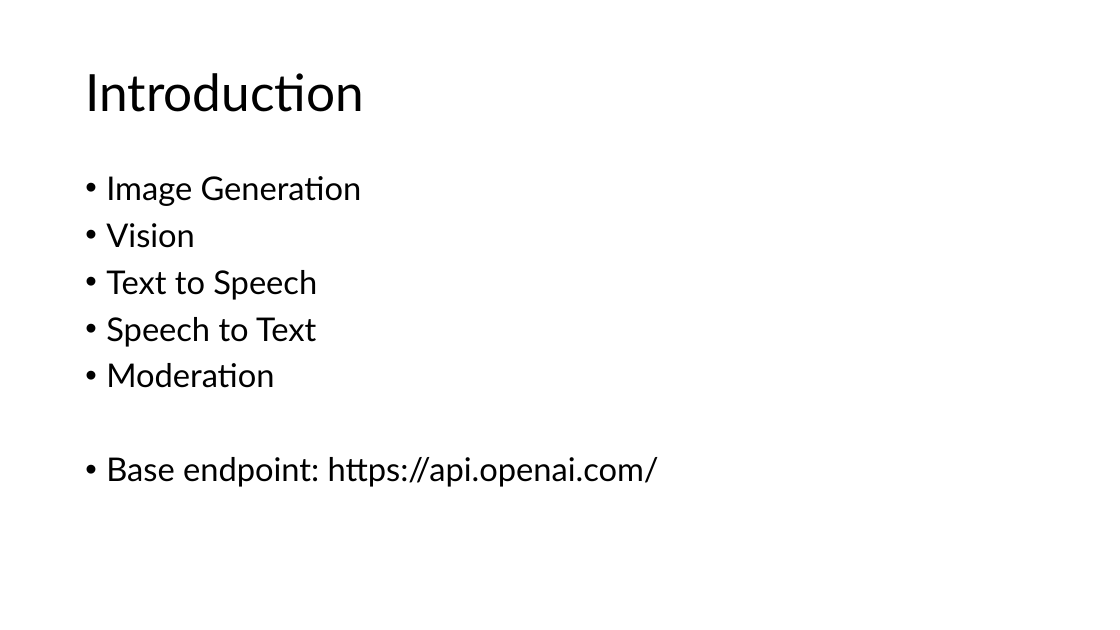
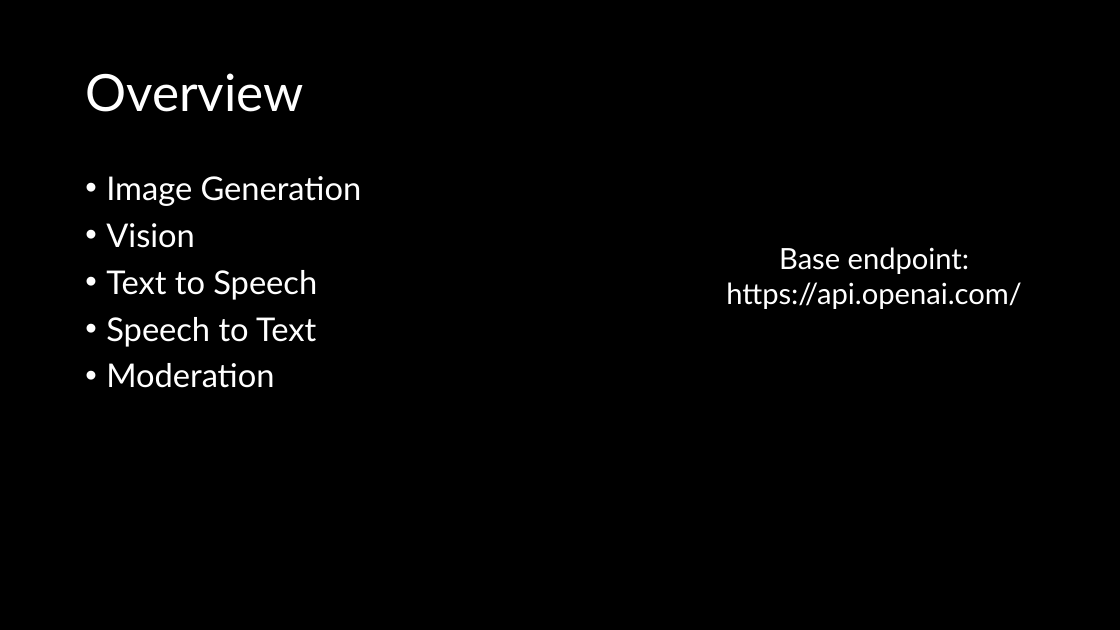
Before and after one commit to sammmmmmiller/CS584, a slide deck: slide 2 of cs584present.pptx. Drawn at 1120x630 pixels with LibreOffice and Linux fonts; fonts in the diff are those of the drawing. Boxes give left, top, right and bottom in pixels: in the first picture for what was removed or moved away, otherwise in the second. Text is boxed around its words. In the diff, an @@ line names an element or a change of style, - is before the commit and + after.

```diff
--- a/cs584present.pptx
+++ b/cs584present.pptx
@@ background #FFFFFF to #000000 @@
@@ title at bbox=[85, 73, 304, 112]: text changed; text colour #000000 to #FFFFFF @@
-Introduction
+Overview
@@ text "Image Generation" at bbox=[106, 176, 362, 388]: text colour #000000 to #FFFFFF @@
@@ text added at bbox=[726, 247, 1022, 309], 25 pt, text #FFFFFF @@
+Base endpoint: https://api.openai.com/
@@ text at bbox=[106, 457, 659, 487]: paragraph removed @@
-• Base endpoint: https://api.openai.com/
```
Also in this commit, not shown: 21 other slides changed, 4 slides added, 3 slides removed.
